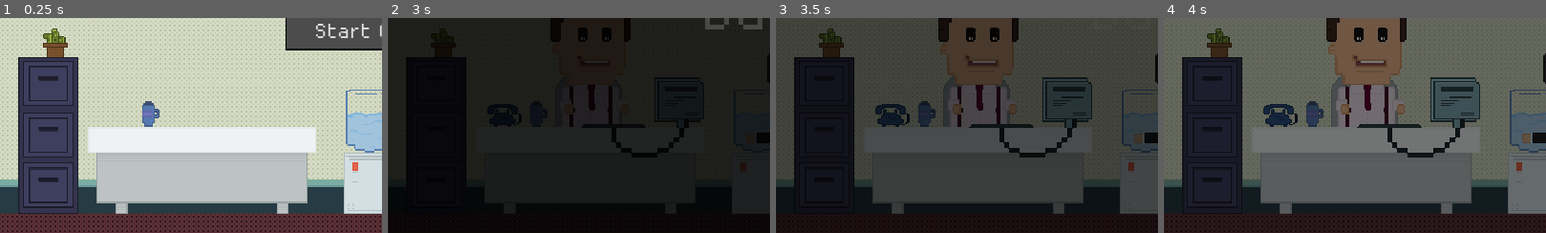
Above: before the commit, frames 1-4 (left to right).
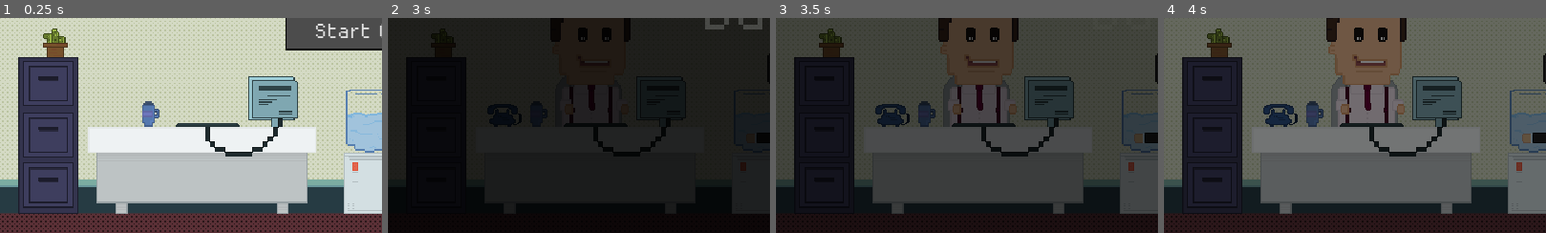
Above: after the commit, the same moments.

Repository: kelleralex04/Brackey-s-Game-Jam
Game: Godot game, scene res://Scenes/title.tscn
The game is run twice, just before and just after one commit, with the same random seed, the same clock (stepped at 60 frames per second) and the same inputs.
Inputs:
- Up to frame 1 (0.25 s): no input
- Up to frame 2 (3 s): click "Start Game" at 0.5 s; click "New Email" at 1.25 s; click "New Email" at 2 s; click "Start Timer" at 2.75 s
- Up to frame 3 (3.5 s): no input
- Up to frame 4 (4 s): click "Start Timer" at 3.5 s
The pictures show only the part of the screen within x 0-50%, y 50-100%; the shares and areas given below are measured in that part.

The runs differ from the first frame. In frame 1, 3.5% of the frame differs, in the area x 46-78%, y 27-65%; in frame 2, 1.0%; in frame 3, 3.4%; in frame 4, 3.9%, in the area x 46-83%, y 27-65%.

Commit message:
visual update

Diff:
--- a/Scenes/main.tscn
+++ b/Scenes/main.tscn
@@ -68,7 +68,7 @@
 flip_h = true
 
 [node name="Desktop" parent="." instance=ExtResource("1_dntc4")]
-position = Vector2(157, 225)
+position = Vector2(142, 224)
 
 [node name="Phone" parent="." instance=ExtResource("5_skwty")]
 position = Vector2(97, 261)
--- a/Scenes/title.tscn
+++ b/Scenes/title.tscn
@@ -1,8 +1,9 @@
-[gd_scene load_steps=4 format=3 uid="uid://bgfw6fxx543jm"]
+[gd_scene load_steps=5 format=3 uid="uid://bgfw6fxx543jm"]
 
 [ext_resource type="Script" path="res://Scenes/title.gd" id="1_mvoer"]
 [ext_resource type="Texture2D" uid="uid://cnjeimdweul2" path="res://Assets/Sprites/Marian/background.png" id="2_1hcmr"]
 [ext_resource type="StyleBox" uid="uid://c2nao3s6kqmyk" path="res://Assets/StyleBoxes/title_buttons.tres" id="2_ky8oh"]
+[ext_resource type="Texture2D" uid="uid://dv48n7y1nie0i" path="res://Assets/Sprites/Marian/computer.png" id="4_05cud"]
 
 [node name="Title" type="Node2D"]
 script = ExtResource("1_mvoer")
@@ -41,4 +42,12 @@
 theme_override_font_sizes/font_size = 64
 text = "Working Overtime"
 
+[node name="TextureRect" type="TextureRect" parent="."]
+offset_left = 142.0
+offset_top = 224.0
+offset_right = 257.0
+offset_bottom = 304.0
+texture = ExtResource("4_05cud")
+flip_h = true
+
 [connection signal="pressed" from="StartGame" to="." method="_on_start_game_pressed"]
